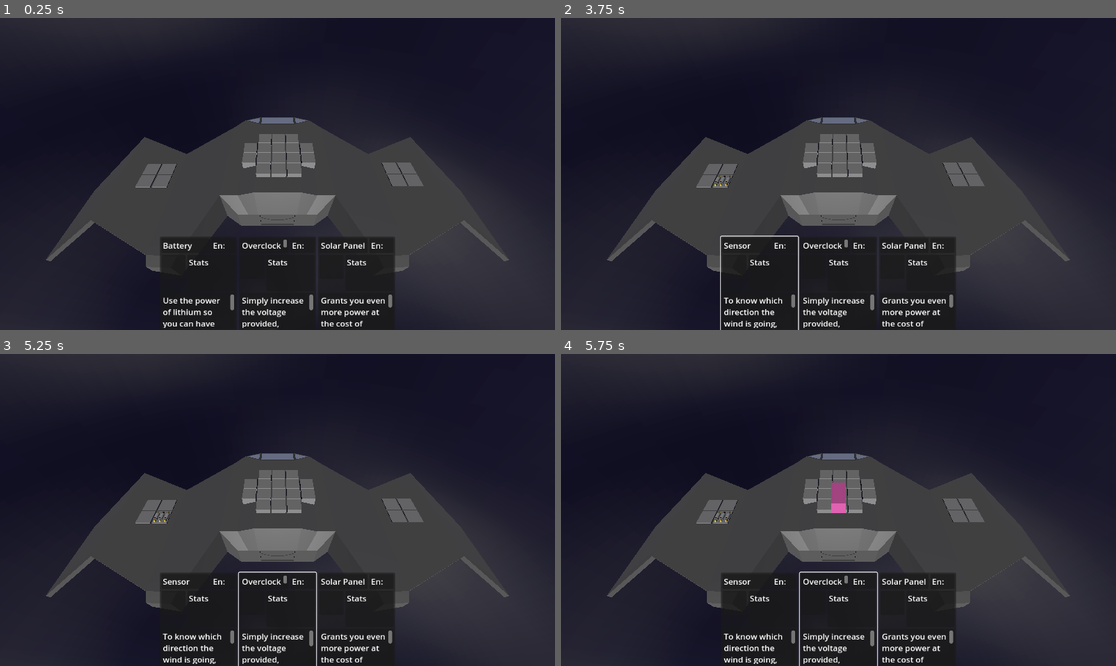
Above: before the commit, frames 1-4 (two rows, left to right).
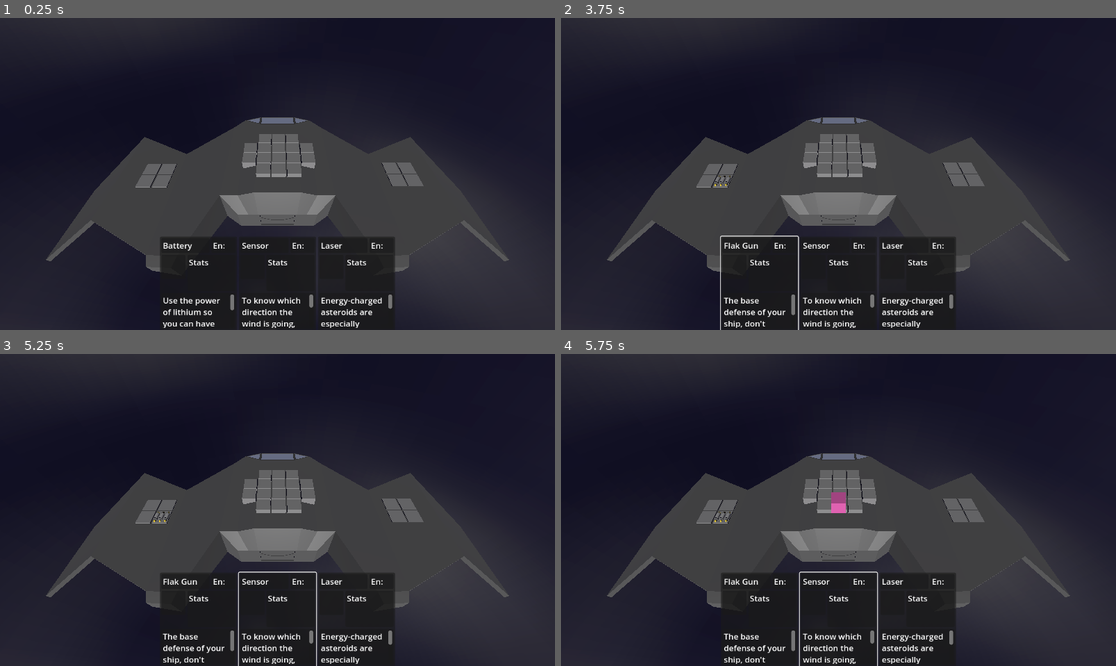
Above: after the commit, the same moments.

Repository: Xwilarg/LudumDare54
Game: Godot game, scene res://Scenes/Main.tscn
Same seed, same stepped clock (60 frames per second), same inputs: the game is played once before the commit and once after it. Video files are missing from this copy of the repository; at most half a second of black plays in their place.
Inputs (mouse positions are in pixels of both pictures, inside the frame that each line leads up to):
- Up to frame 1 (0.25 s): no input
- Up to frame 2 (3.75 s): click (760, 283) at 0.52 s; click (760, 283) at 1.27 s; click (760, 283) at 2.02 s; tap Enter at 2.75 s; move the mouse to (960, 158) at 2.77 s; click (960, 158) at 2.92 s; tap Space at 3.5 s; move the mouse to (727, 189) at 3.52 s; click (727, 189) at 3.67 s
- Up to frame 3 (5.25 s): tap Enter at 4.25 s; move the mouse to (333, 441) at 4.27 s; click (333, 441) at 4.42 s; tap Space at 5 s; move the mouse to (249, 572) at 5.02 s; click (249, 572) at 5.17 s
- Up to frame 4 (5.75 s): no input

The runs differ from the first frame. In frame 1, 0.9% of the frame differs, in the area x 43-71%, y 71-100%; in frame 2, 1.4%; in frame 3, 1.4%; in frame 4, 1.4%, in the area x 29-71%, y 41-100%.
Error in both runs: Invalid access to property or key 'current_weather' on a base object of type 'Nil'. (res://Scripts/GameManager.gd:40)

Commit message:
Add level system

Diff:
--- a/Cards/MainDeck.json
+++ b/Cards/MainDeck.json
@@ -7,7 +7,7 @@
 			"UPG": 1
 		},
 		"energyCost": 50,
-		"level": 2
+		"level": 1
 	},
 	{
 		"name": "overclock",
--- a/Scripts/CardManager.gd
+++ b/Scripts/CardManager.gd
@@ -80,11 +80,14 @@
 func delete_item(node: Node3D):
 	for item in _items:
 		if item.item == node:
+			_energy_used -= item.card.energyCost
 			if item.card.effects.has("ENG"):
 				_energy_used += int(item.card.effects["ENG"])
 			if item.card.effects.has("SHD"):
 				get_node("/root/Root/spaceship").current_shield -= max(0, int(item.card.effects["SHD"]))
 			_items.erase(item)
+			if item.card.effects.has("UPG"):
+				GameManager.verify_all_buttons()
 			if len(get_effect("VID")) == 0:
 				get_node("/root/Root/UI/AspectRatioContainer/VideoStreamPlayer").stream = null
 
--- a/Scripts/Deck/Card.gd
+++ b/Scripts/Deck/Card.gd
@@ -8,8 +8,8 @@
 	effects = json.effects
 	level = json.level
 	if json.model == "size1Gun": model = preload("res://Models/size1Gun.glb")
-	if json.model == "size2Guns": model = preload("res://Models/size2Guns.glb")
-	if json.model == "laserSize3L": model = preload("res://Models/laserSize3L.glb")
+	elif json.model == "size2Guns": model = preload("res://Models/size2Guns.glb")
+	elif json.model == "laserSize3L": model = preload("res://Models/laserSize3L.glb")
 	elif json.model == "batteryPack": model = preload("res://Models/batteryPack.glb")
 	elif json.model == "satelliteDish": model = preload("res://Models/satelliteDish.glb")
 	elif json.model == "navConsole": model = preload("res://Models/navConsole.glb")
--- a/Scripts/GameManager.gd
+++ b/Scripts/GameManager.gd
@@ -24,7 +24,7 @@
 func subscribe_button(b: CardUI) -> void:
 	if len(_cards) == 0:
 		_init_cards()
-	b.set_card(_cards[rng.randi_range(0, len(_cards) - 1)])
+	update_button(b)
 	_buttons.append(b)
 
 func load_item(b: CardUI, card: Card) -> void:
@@ -141,12 +141,8 @@
 							grid.add_item_at_grid_position(item, _selected_card.shape, Vector2i(0, 0), grid_position)
 							item.global_position = Vector3(item.global_position.x, item.global_position.y + .5, item.global_position.z)
 							# print("It's magic time")
+							update_button(current_button)
 							isDone = true
-							var upgradeLevel = CardManager.sum(CardManager.get_effect("UPG")) + 1
-							var nextCard = current_button._curr_card
-							while nextCard.name == current_button._curr_card.name or nextCard.level > upgradeLevel:
-								nextCard = _cards[rng.randi_range(0, len(_cards) - 1)]
-							current_button.set_card(nextCard)
 						break
 					else:
 						pass# print("Magic is gone booo")
@@ -157,3 +153,20 @@
 		hintObject.queue_free()
 		hintObject = null
 		_selected_card = null
+
+func verify_all_buttons():
+	var upgradeLevel = CardManager.sum(CardManager.get_effect("UPG")) + 1
+	for b in _buttons:
+		print(b._curr_card.name + " : " +  str(b._curr_card.level) + " > " + str(upgradeLevel))
+		if b._curr_card.level > upgradeLevel:
+			update_button(b)
+
+func update_button(b: CardUI):
+	var upgradeLevel = CardManager.sum(CardManager.get_effect("UPG")) + 1
+	var nextCard = b._curr_card
+	var name: String
+	if nextCard != null: name = b._curr_card.name
+	while nextCard == null or nextCard.name == name or nextCard.level > upgradeLevel:
+		nextCard = _cards[rng.randi_range(0, len(_cards) - 1)]
+	print("[GM] Loading card " + nextCard.name + " of level " + str(nextCard.level) + " (Current level: " + str(upgradeLevel) + ")")
+	b.set_card(nextCard)
--- a/Scripts/Grid.gd
+++ b/Scripts/Grid.gd
@@ -105,10 +105,11 @@
 						var coord_row = input_rectangle[0][0] + row
 						var coord_col =  input_rectangle[0][1] + col
 						if coord_row == item.x + irow and coord_col == item.y + icol:
-							print("[CG] Attemped to place an element that collides with " + placed_items[item][0].name)
-							CardManager.delete_item(placed_items[item][0])
-							placed_items[item][0].queue_free()
-							placed_items.erase(item)
+							if placed_items.has(item):
+								print("[CG] Attemped to place an element that collides with " + placed_items[item][0].name)
+								CardManager.delete_item(placed_items[item][0])
+								placed_items[item][0].queue_free()
+								placed_items.erase(item)
 
 	# if we pass all the checks, we are good to go !
 	# TODO: check if there is another object here
